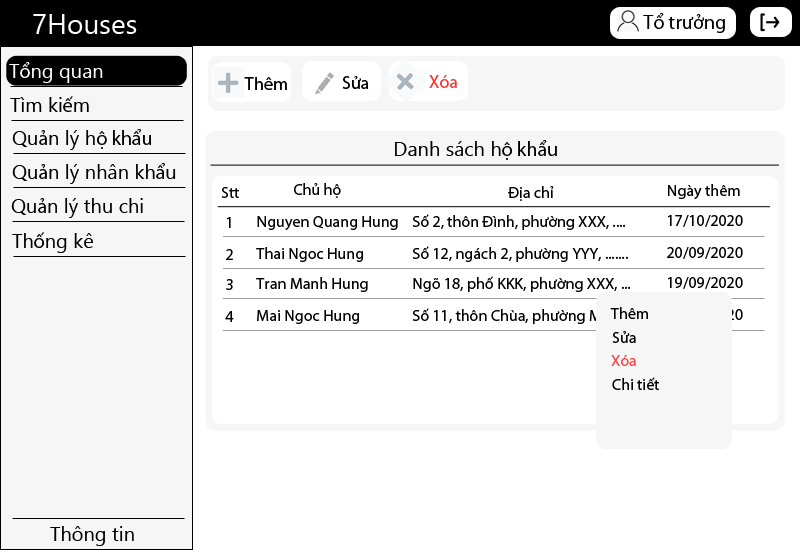
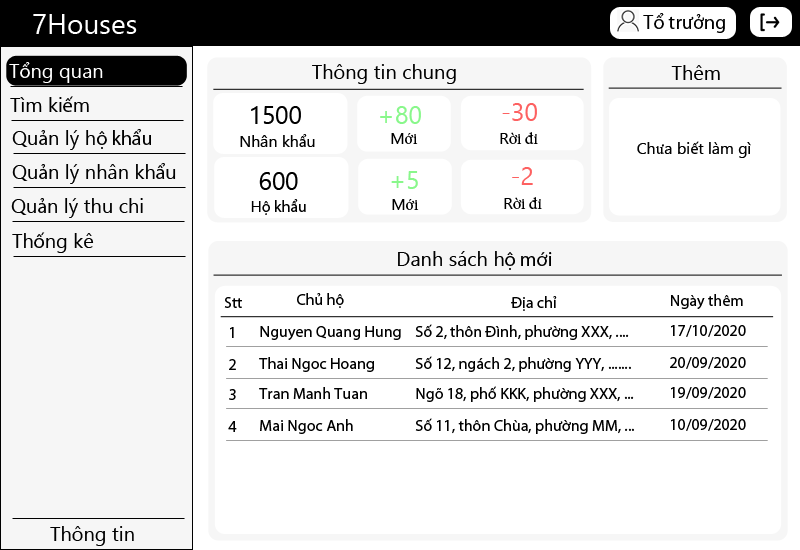
The second (800, 550) image is a revision of the first. Changes to its layers:
showed group "Tong Quan" (1st of 2, in "DashBoard") (75 layers) over [205, 56, 788, 541]
showed group "Tim kiem" (80 layers) over [205, 56, 788, 541]
